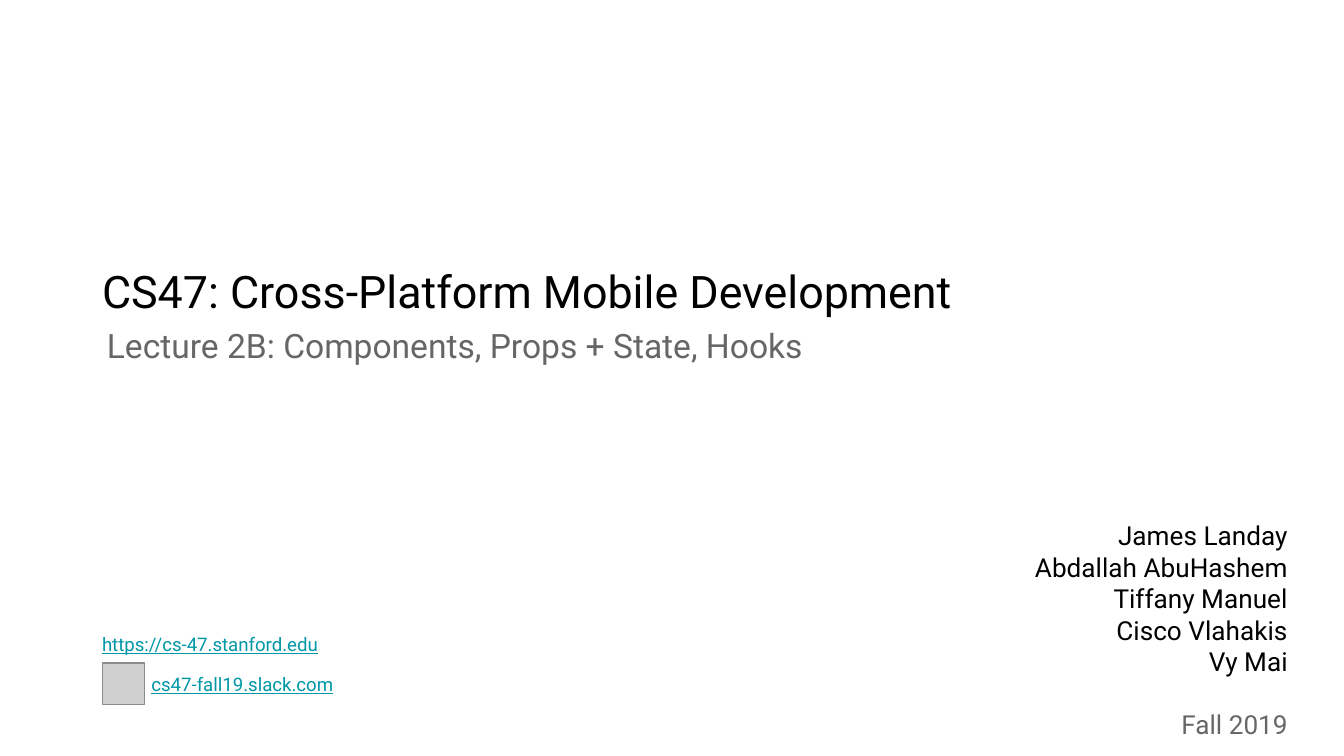
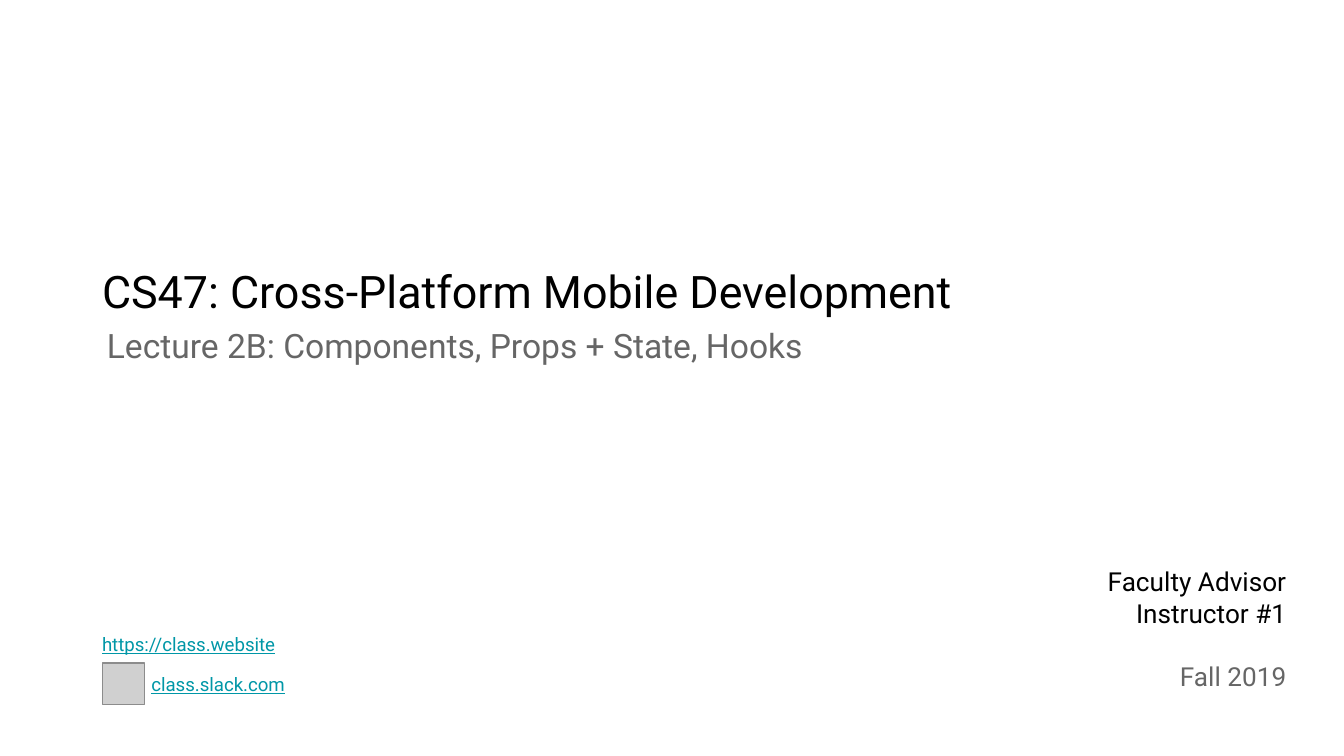
Before and after one commit to stanford-cs47/React-Native-Lectures, a slide deck: slide 49 of pptx-lectures/Lecture 2B.pptx (slide 50 before the commit). Drawn at 1344x756 pixels with LibreOffice and Linux fonts; fonts in the diff are those of the drawing; grey boxes stand for pictures. Boxes give left, top, right and bottom in pixels: in the first picture for what was removed or moved away, otherwise in the second. Text is boxed around its words. In the diff, an @@ line names an element or a change of style, - is before the commit and + after.

Commit message:
Point to open source demos. Make instructor and class info generic.

```diff
--- a/pptx-lectures/Lecture 2B.pptx
+++ b/pptx-lectures/Lecture 2B.pptx
@@ text removed at (1035,525,1288,734) @@
-James Landay
-Abdallah AbuHashem
-Tiffany Manuel
-Cisco Vlahakis
-Vy Mai
-Fall 2019
@@ text added at (1108,571,1286,686), 14 pt, text #000000 @@
+Faculty Advisor
+Instructor #1
+Fall 2019
@@ text at (102,637,275,655): text changed @@
-https://cs-47.stanford.edu
+https://class.website
@@ text at (151,677,284,694): text changed @@
-cs47-fall19.slack.com
+class.slack.com
```
Also in this commit, not shown: 1 other slide changed, 1 slide removed, 7 other files.
